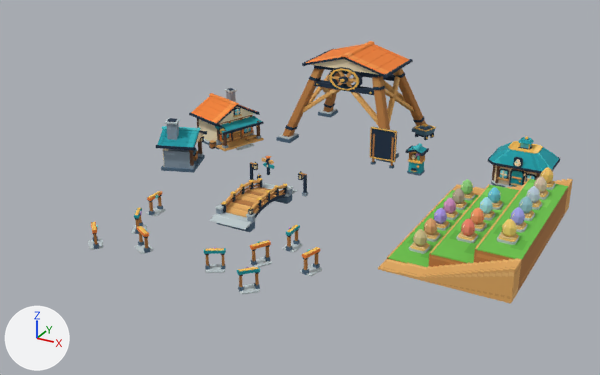
The glTF model surface-game-art/public/assets/pinewind/architecture.glb as it was, and as the next commit left it.
One viewpoint serves both versions: a 50 mm camera at (62.9, -136.4, 54.6) aimed at (6.4, -33.6, 3.2). Every picture has the same lights, and +X, +Y and +Z are marked at lower left. The first picture is the older version. Where no turn or scale is listed for an object, it has been applied to the vertices. Vertices at exactly the same position are counted once.

In view in the first picture: 'Capsule_Cabinet_Mesh', 'Challenge_Board_Mesh', 'Copper_Forge_Mesh', 'Creek_Bridge_Mesh', 'Merchant_Store_Mesh', 'Mine_Headframe_Mesh', 'Pet_Conservatory_Mesh', 'TerraceStep_35_Mesh', 'Terrace_0_Mesh', 'Terrace_1_Mesh', 'Terrace_2_Mesh' and 48 more.
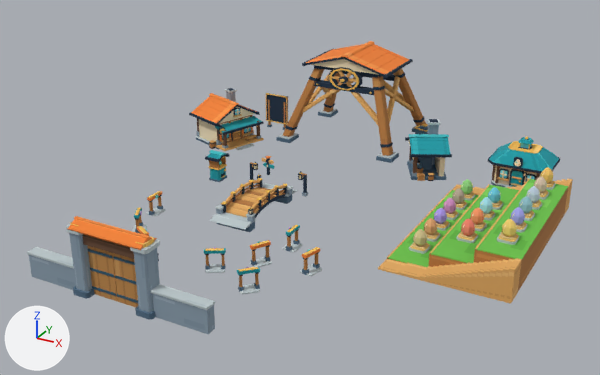
ob_capsule_cabinet is not drawn itself; it is the parent of ob_capsule_cabinet_mesh.

Where the newer file only moved an object's origin or applied its transform, the numbers keep the older frame.

What the commit changed:
me_forge_anvilfoot_mesh is used by ob_copper_forge_mesh; location (-19.0, -26.3, 1.4).
me_forge_anvilfoot_mesh had 608 vertices, 972 faces and spanned x -5.55..3.62, y -6.69..3.33, z -1.36..7.34.
me_forge_anvilfoot_mesh now has 608 vertices, 972 faces and spans x 32.62..42.45, y 10.11..20.53, z -1.36..7.34.
me_forge_anvilfoot_mesh part 1: the whole mesh is turned -172 degrees about the z axis through its middle, then moved by (38.5, 17.0, 0.0).
Mesh me_gatedoor_band_mesh_003 is new.
It has 88 vertices, 132 faces and spans x -1.98..1.98, y -0.25..0.37, z -0.95..6.25.
It uses material mat_architecture_pixel_atlas_opaque (picture img_architecture_atlas).
Mesh me_gatedoor_band_mesh is new.
It has 88 vertices, 132 faces and spans x -1.98..1.98, y -0.25..0.37, z -0.95..6.25.
It uses material mat_architecture_pixel_atlas_opaque (picture img_architecture_atlas).
Mesh me_gate_frieze_mesh is new.
It has 360 vertices, 572 faces and spans x -14.1..14.1, y -1.6..1.9, z -9.0..1.3.
It uses material mat_architecture_pixel_atlas_opaque (picture img_architecture_atlas).
Object 'Challenge_Board_Mesh' (ob_challenge_board_mesh) moves from (10.8, -12.0, 4.0) to (-15.0, -4.0, 4.0).
Object 'Capsule_Cabinet' (ob_capsule_cabinet) moves from (17.0, -12.0, 0.0) to (-11.0, -30.5, 0.0).
Object 'Capsule_Cabinet' (ob_capsule_cabinet) turns from (0, 0, 0) to (0, 0, 90) degrees about x, y and z.
Object 'World_Gate_DoorR_Mesh' (ob_world_gate_doorr_mesh) is new; it shows me_gatedoor_band_mesh_003.
Its location is (2.0, -69.0, 1.0).
Object 'World_Gate_DoorL_Mesh' (ob_world_gate_doorl_mesh) is new; it shows me_gatedoor_band_mesh.
Its location is (-2.0, -69.0, 1.0).
Object 'World_Gate_Mesh' (ob_world_gate_mesh) is new; it shows me_gate_frieze_mesh.
Its location is (0.0, -69.0, 9.0).

Boxes [x1, y1, x2, y2] around the edits, measured in the pictures (600 x 375 px):
'World_Gate_Mesh', added
    after: [27, 216, 215, 334]
'Copper_Forge_Mesh', moved, turned
    before: [156, 118, 207, 173]
    after: [405, 119, 452, 181]
'Challenge_Board_Mesh', moved
    before: [370, 127, 397, 169]
    after: [266, 93, 288, 130]
'World_Gate_DoorL_Mesh', added (brown)
    after: [87, 245, 118, 301]
'Capsule_Cabinet_Mesh', moved, turned
    before: [405, 143, 429, 176]
    after: [205, 150, 230, 182]
'World_Gate_DoorR_Mesh', added (brown)
    after: [113, 253, 138, 307]
